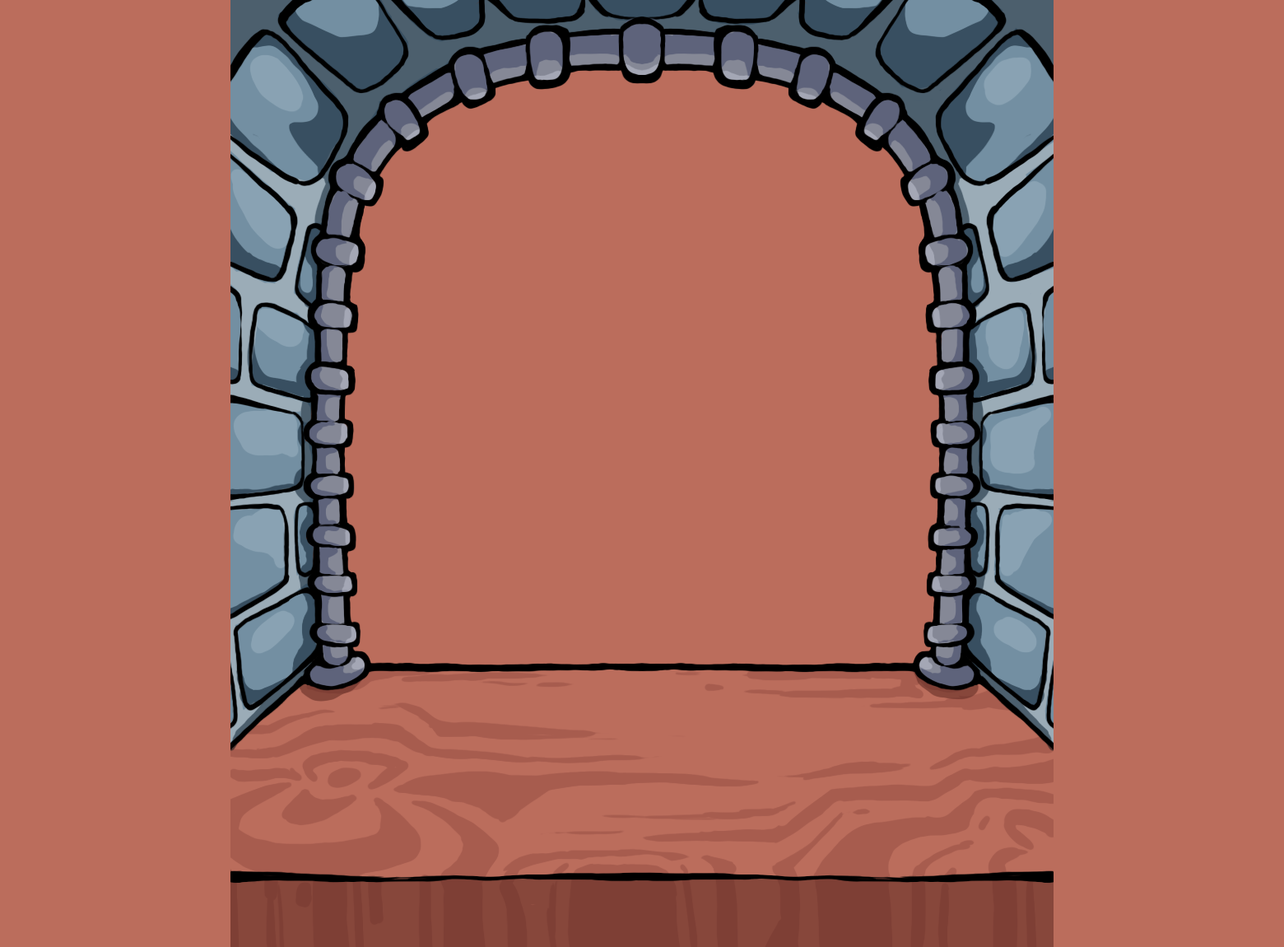
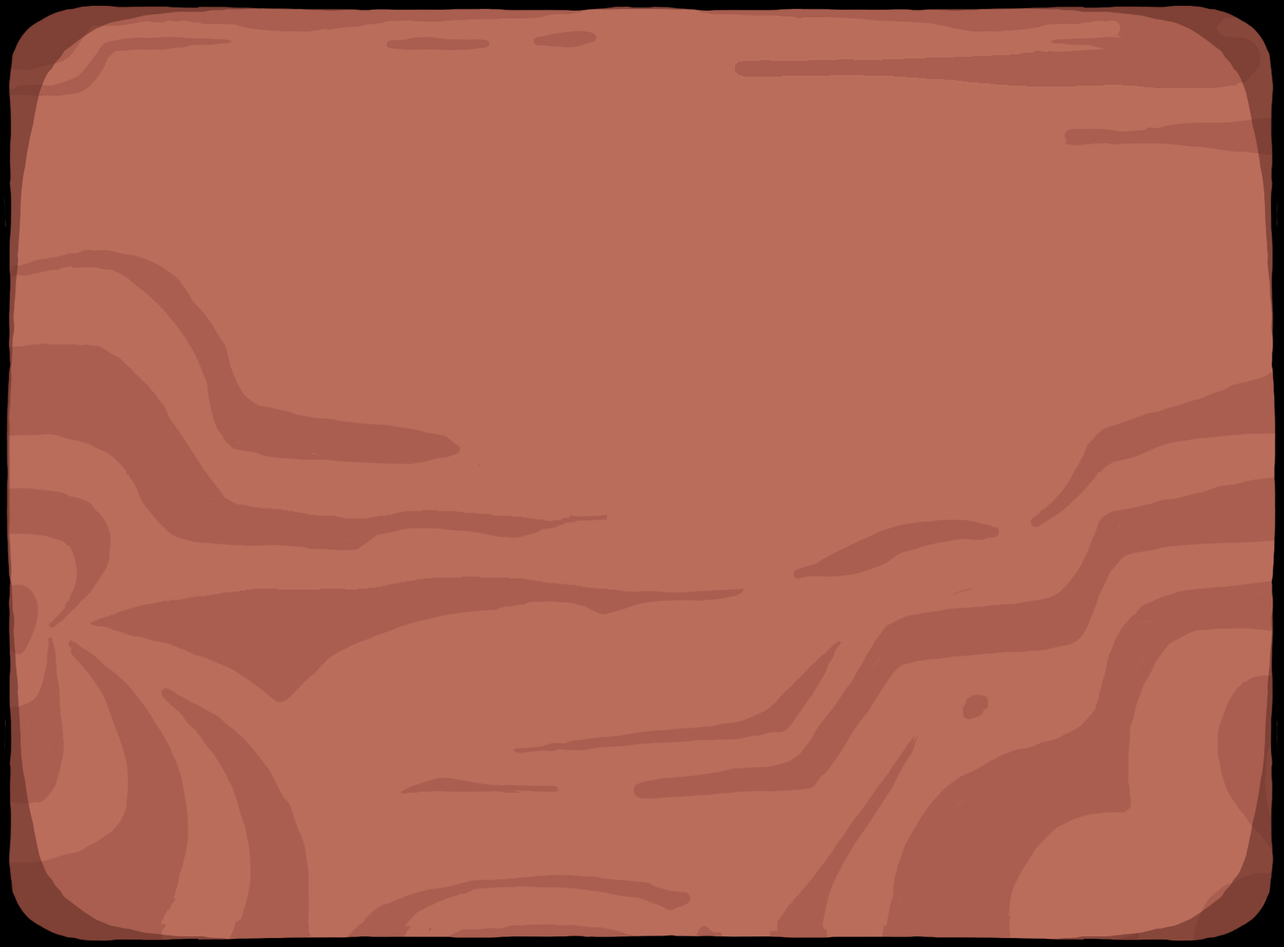
Before/after of a 1284 x 947 layered artwork. What changed in the layer stack:
removed group "Booth" (12 layers) over [230,0,1054,947]
removed layer "Main Lineart" from group "Booth" over [230,0,1054,884]
removed group "Arch" (3 layers) from group "Booth" over [230,18,1053,689]
removed layer "Arch Highlights" (was 58%) from group "Arch" over [230,54,1053,671]
removed layer "Arch Shading" from group "Arch" over [306,18,978,689]
removed layer "Arch Flatcolors" from group "Arch" over [302,22,982,689]
removed group "Stone" (3 layers) from group "Booth" over [230,0,1054,752]
removed layer "Stone Shading" (was hard light, 55%) from group "Stone" over [230,0,1054,752]
removed layer "Stone Whites" (was 64%) from group "Stone" over [230,0,1054,749]
removed layer "Stone Flatcolors" from group "Stone" over [230,0,1054,746]
removed group "Desk" (2 layers) from group "Booth" over [230,658,1054,947]
removed layer "Table Shading" (was darken, 54%) from group "Desk" over [230,665,1054,947]
removed layer "Desk Flatcolors" from group "Desk" over [230,658,1054,947]
added group "Table" with 4 layers above "Background" over [0,0,1284,947]
added layer "Outline" in group "Table" over [0,0,1284,947]
added layer "Shading" (darken, 54%) in group "Table" over [0,0,1284,947]
renamed "Layer 1" to "Grain", opacity 100% → 90%, moved it into group "Table", painted on it over [0,0,1284,947]
moved "Base" into group "Table" over [0,0,1284,947]
